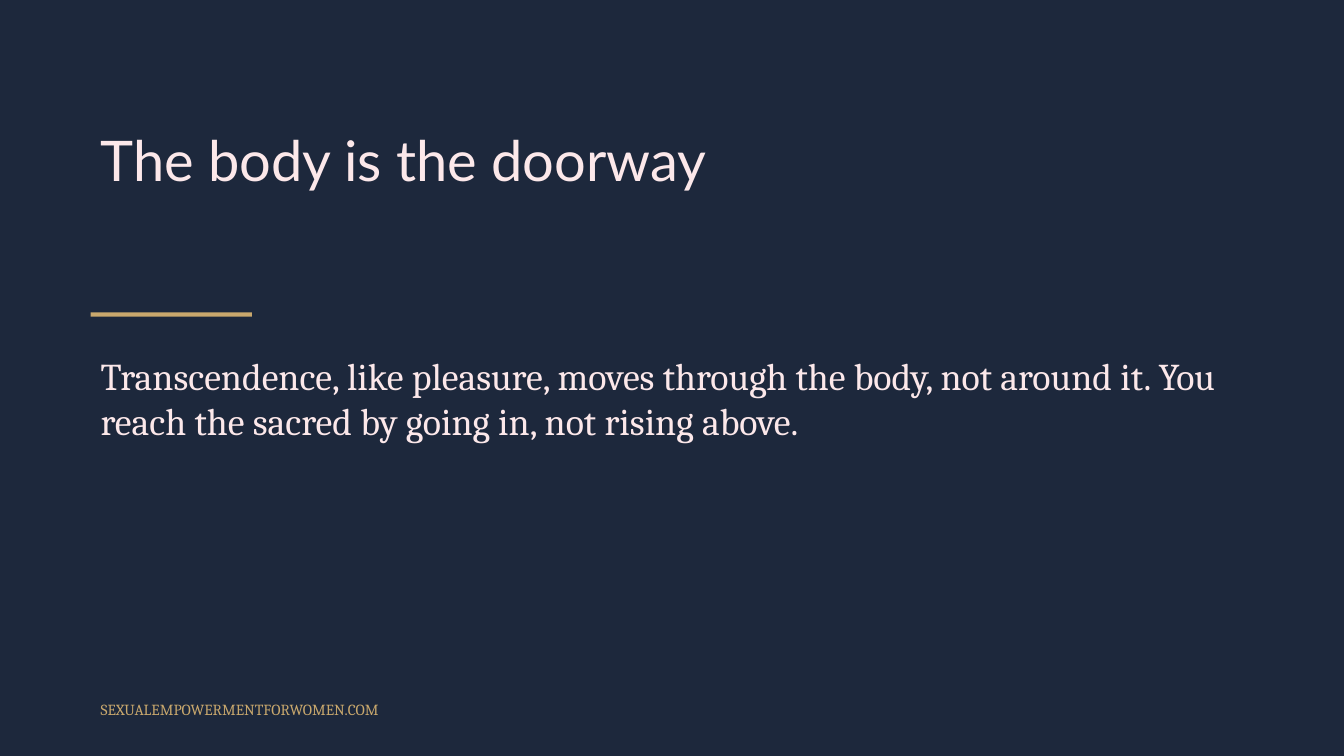
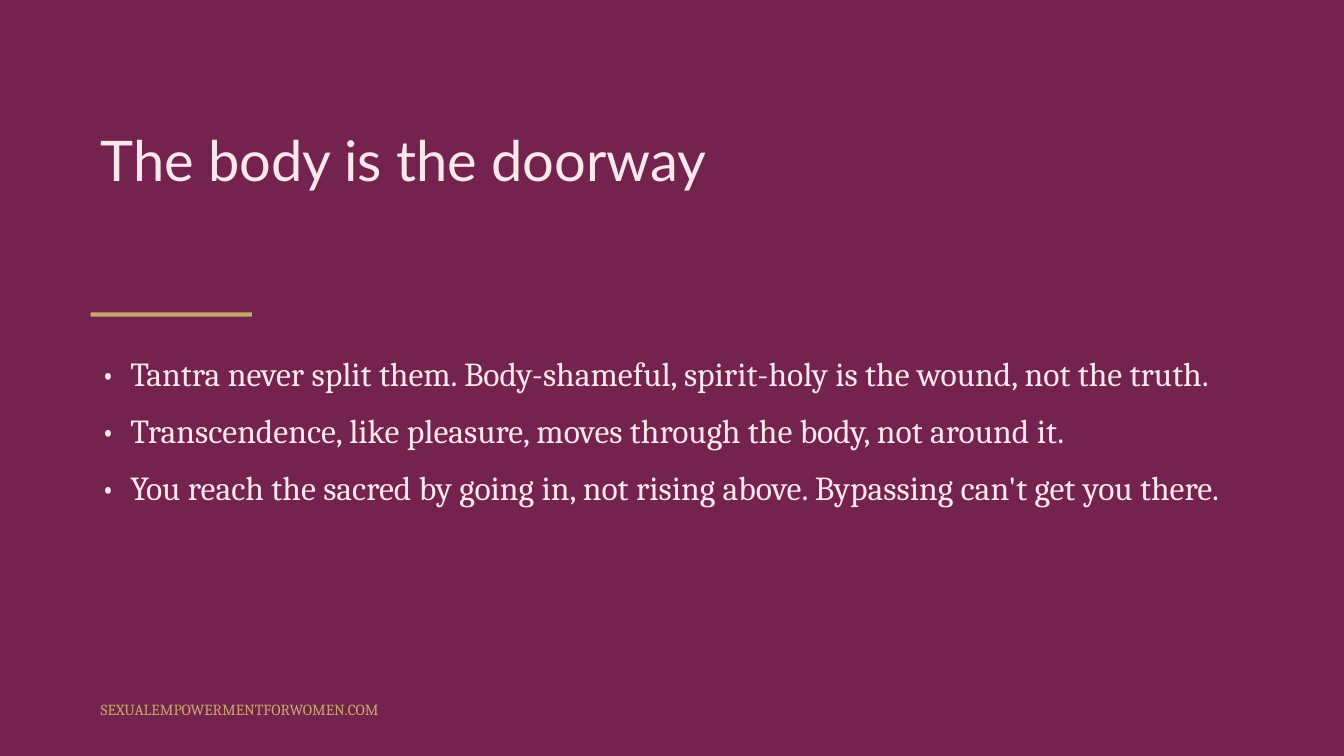
Before and after one commit to tarisha-starr/GitHub-folder, a slide deck: slide 4 of content/sessions/slides/Spirituality-in-Sexuality-Research.pptx (slide 9 before the commit). Drawn at 1344x756 pixels with LibreOffice and Linux fonts; fonts in the diff are those of the drawing. Boxes give left, top, right and bottom in pixels: in the first picture for what was removed or moved away, otherwise in the second. Text is boxed around its words. In the diff, an @@ line names an element or a change of style, - is before the commit and + after.

```diff
--- a/content/sessions/slides/Spirituality-in-Sexuality-Research.pptx
+++ b/content/sessions/slides/Spirituality-in-Sexuality-Research.pptx
@@ background #1D283C to #74234F @@
@@ text at [130, 362, 1219, 508]: text changed; size 27 to 24 pt @@
-Transcendence, like pleasure, moves through the body, not around it. You reach the sacred by going in, not rising above.
+• Tantra never split them. Body-shameful, spirit-holy is the wound, not the truth.
+• Transcendence, like pleasure, moves through the body, not around it.
+• You reach the sacred by going in, not rising above. Bypassing can't get you there.
```
Also in this commit, not shown: 4 other slides changed, 6 slides removed, 1 other file.
